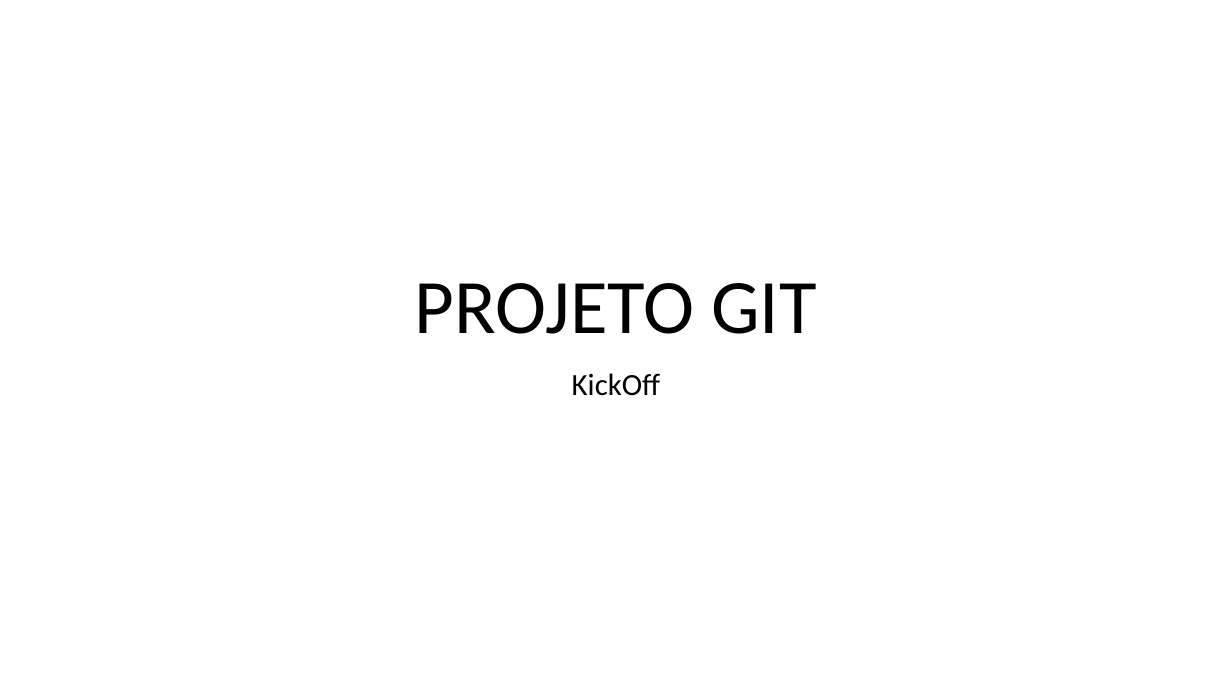
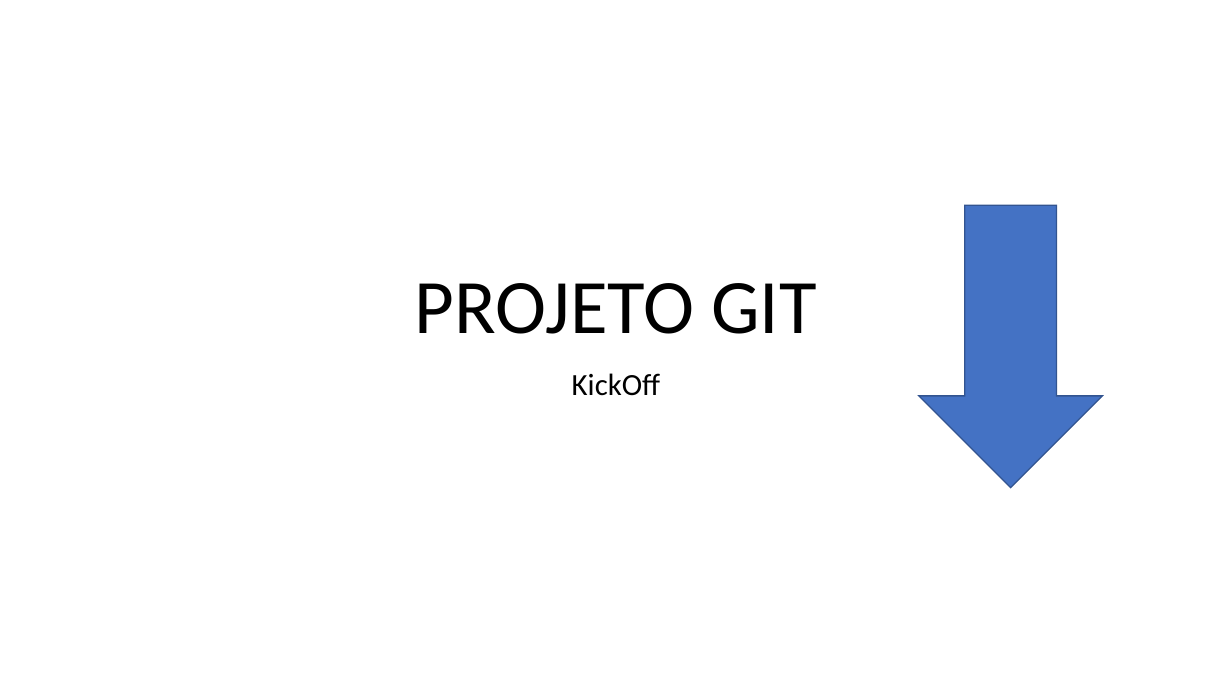
Before and after one commit to gabguedes/3SIPG-ExemploGIT-2024, a slide deck: slide 1 of PastaDocsEngenharia/PROJETO-GIT-kickoff.pptx. Drawn at 1232x693 pixels with LibreOffice and Linux fonts; fonts in the diff are those of the drawing. Boxes give left, top, right and bottom in pixels: in the first picture for what was removed or moved away, otherwise in the second. Text is boxed around its words. In the diff, an @@ line names an element or a change of style, - is before the commit and + after.

Commit message:
Versão com seta

```diff
--- a/PastaDocsEngenharia/PROJETO-GIT-kickoff.pptx
+++ b/PastaDocsEngenharia/PROJETO-GIT-kickoff.pptx
@@ down arrow added at (919,205,1103,488), fill #4472C4, outline #325491 1 pt @@
```
